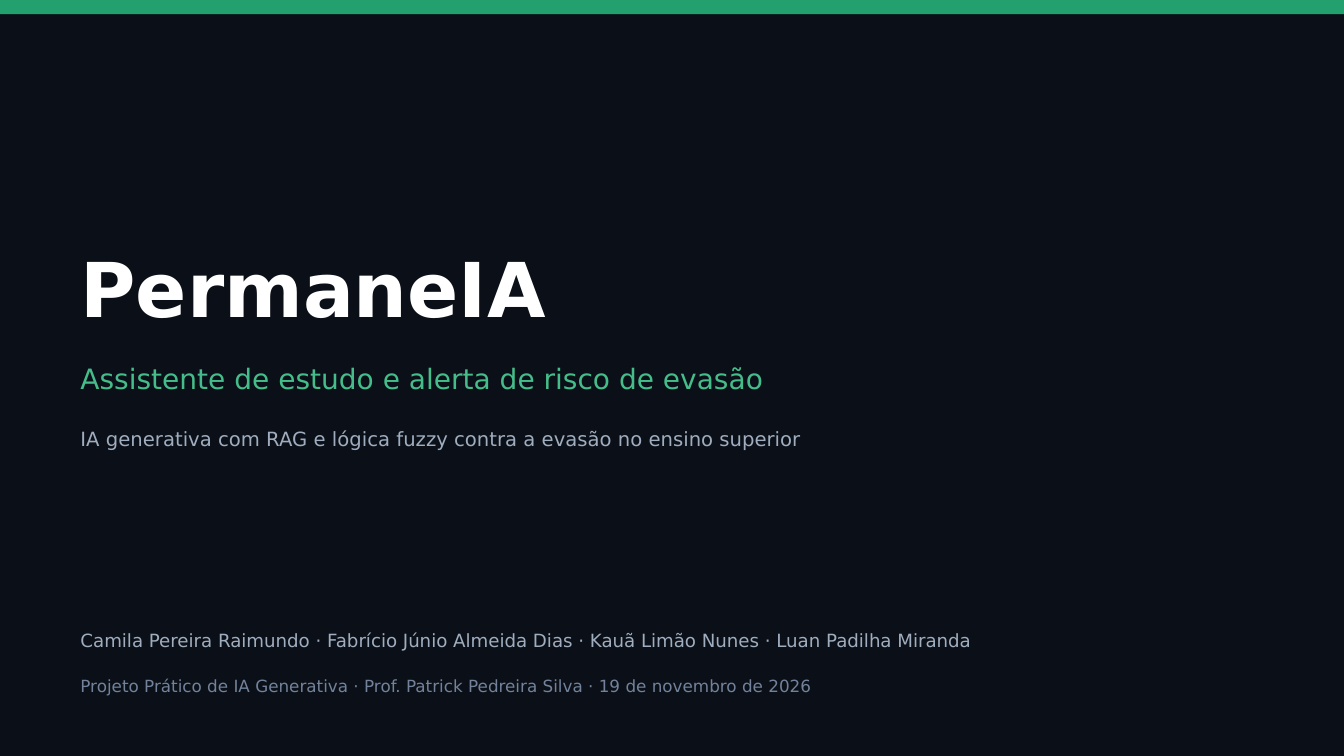
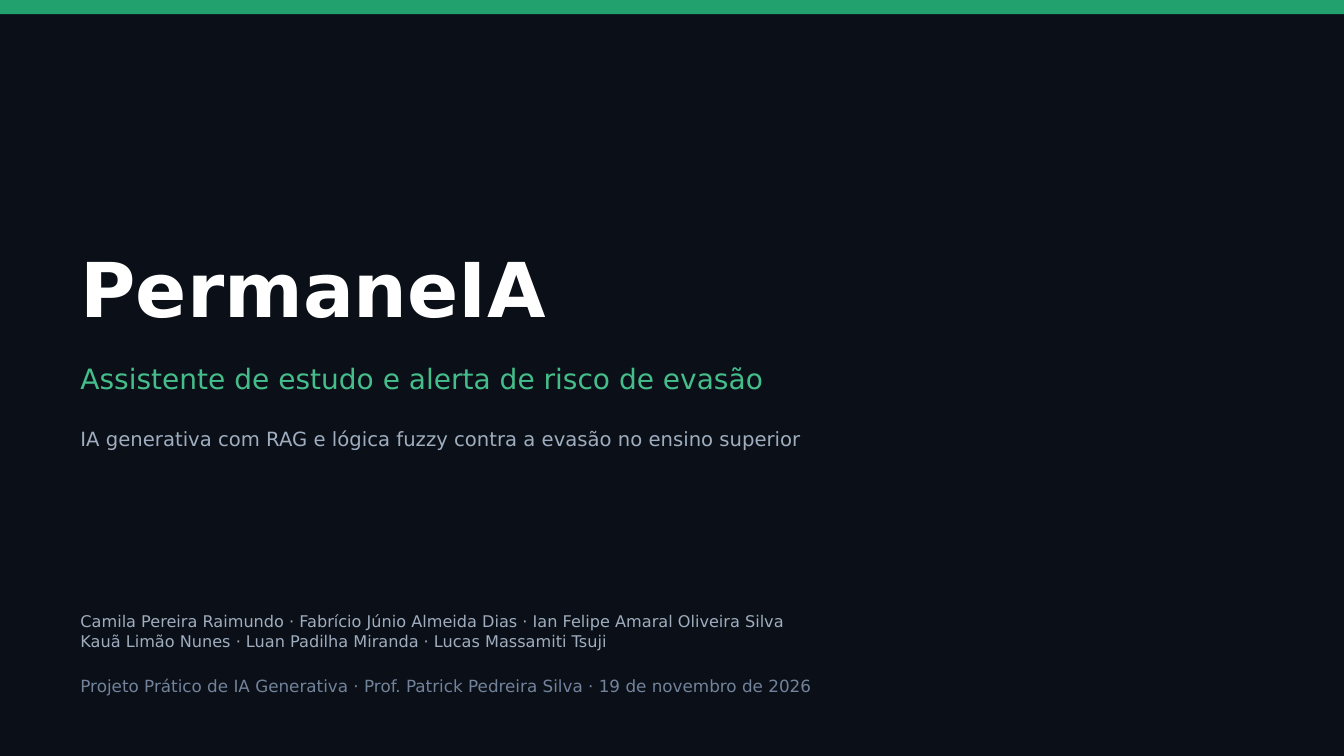
Before and after one commit to fabriciojunio/permaneia, a slide deck: slide 1 of PermaneIA-Apresentacao.pptx. Drawn at 1344x756 pixels with LibreOffice and Linux fonts; fonts in the diff are those of the drawing. Boxes give left, top, right and bottom in pixels: in the first picture for what was removed or moved away, otherwise in the second. Text is boxed around its words. In the diff, an @@ line names an element or a change of style, - is before the commit and + after.

```diff
--- a/PermaneIA-Apresentacao.pptx
+++ b/PermaneIA-Apresentacao.pptx
@@ text at (80,614,784,651): text changed; size 13 to 11.5 pt @@
-Camila Pereira Raimundo · Fabrício Júnio Almeida Dias · Kauã Limão Nunes · Luan Padilha Miranda
+Camila Pereira Raimundo · Fabrício Júnio Almeida Dias · Ian Felipe Amaral Oliveira Silva
+Kauã Limão Nunes · Luan Padilha Miranda · Lucas Massamiti Tsuji
```
Also in this commit, not shown: 12 other slides changed, 1 other file.
